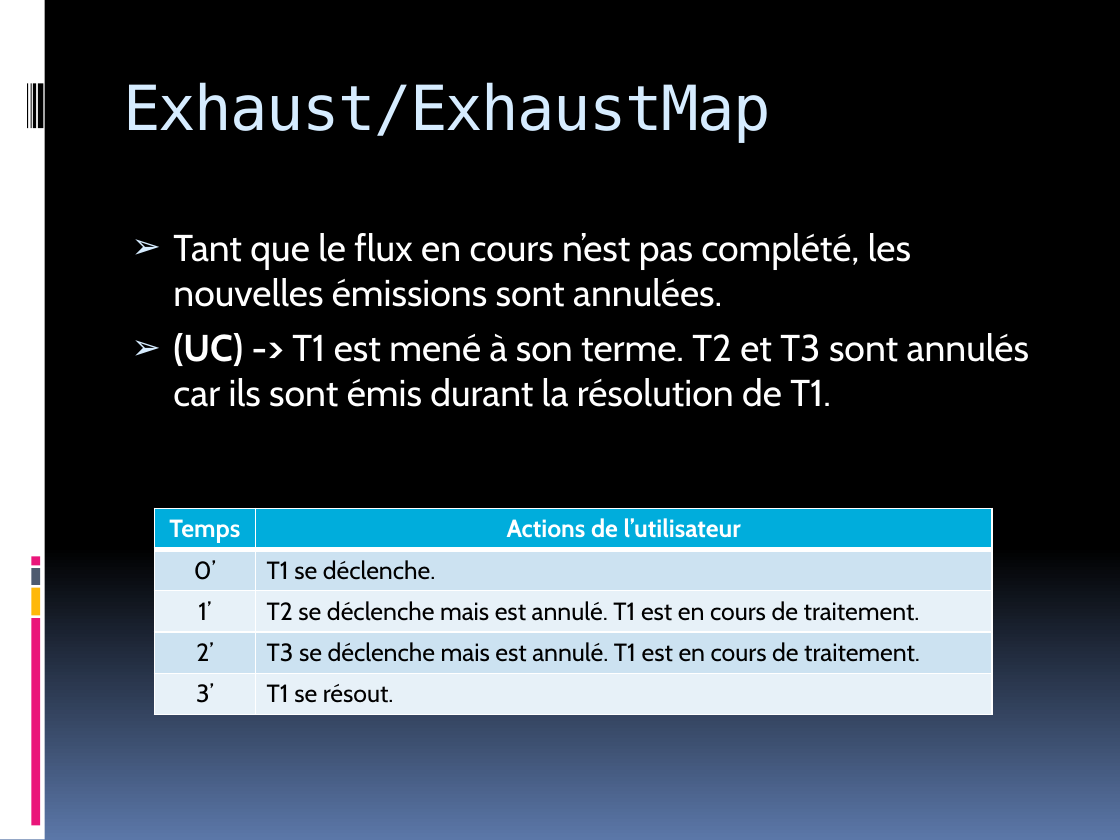
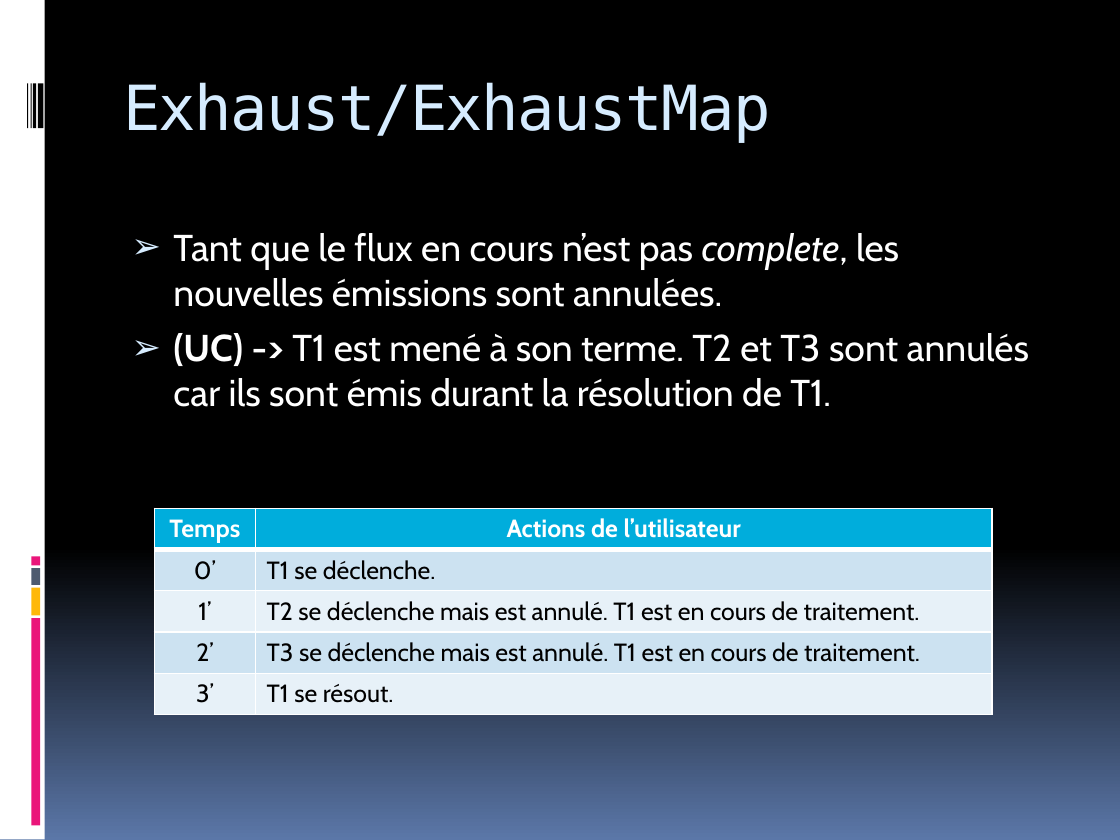
Before and after one commit to Savancosinus/rxjsproject, a slide deck: slide 18 of RxJS_MARBLE_ET_OPERATOR.pptx. Drawn at 1120x840 pixels with LibreOffice and Linux fonts; fonts in the diff are those of the drawing. Boxes give left, top, right and bottom in pixels: in the first picture for what was removed or moved away, otherwise in the second. Text is boxed around its words. In the diff, an @@ line names an element or a change of style, - is before the commit and + after.

```diff
--- a/RxJS_MARBLE_ET_OPERATOR.pptx
+++ b/RxJS_MARBLE_ET_OPERATOR.pptx
@@ text at (x1=173, y1=233, x2=899, y2=307): text changed @@
-➢ Tant que le flux en cours n’est pas complété, les nouvelles émissions sont annulées.
+➢ Tant que le flux en cours n’est pas complete, les nouvelles émissions sont annulées.
```
Also in this commit, not shown: 5 other slides changed, 2 other files.
